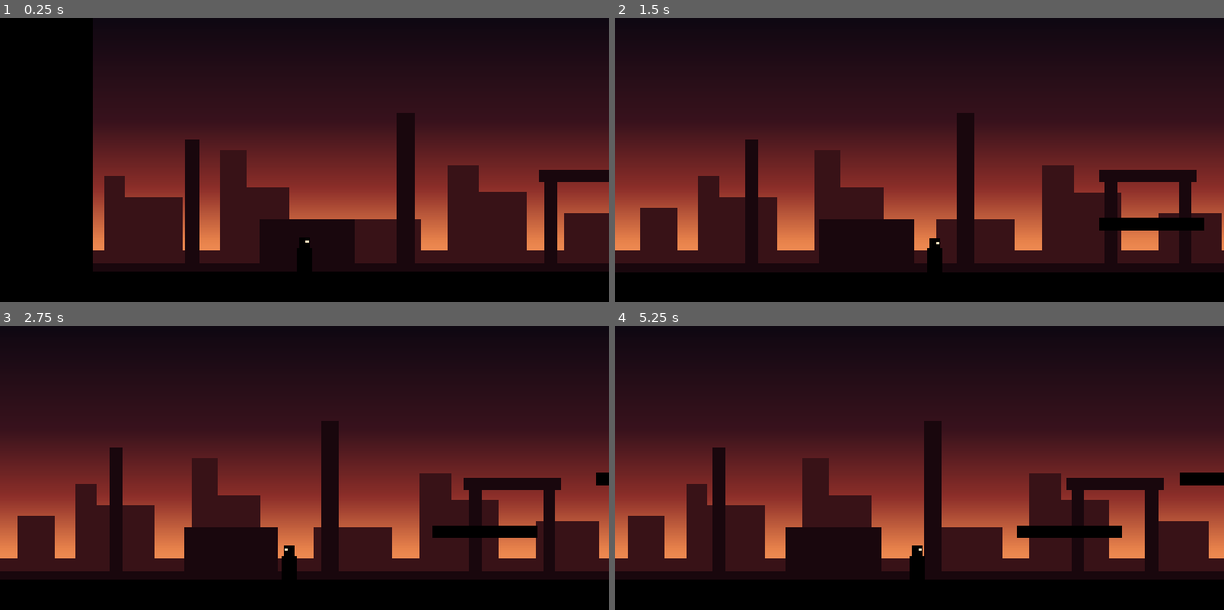
Above: before the commit, frames 1-4 (two rows, left to right).
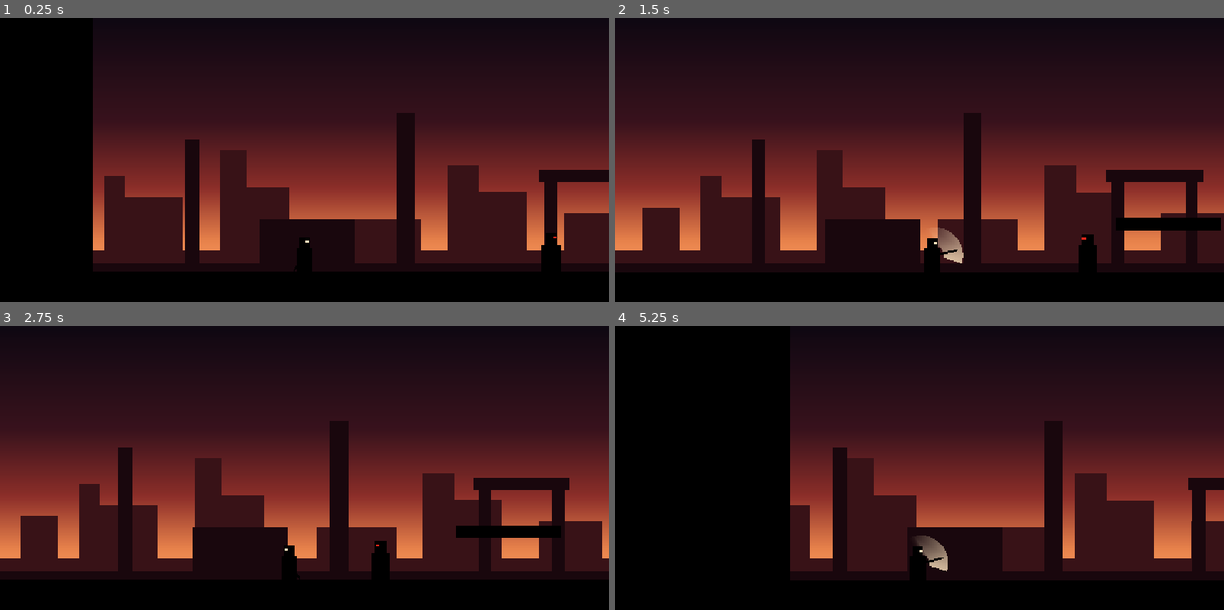
Above: after the commit, the same moments.

Repository: NobleRat/Kill-The-Man
Game: Godot game, scene res://levels/test_level.tscn
Two runs of this game, one before a commit and one after it. Both use one fixed random seed, a clock stepped at 60 frames per second and the inputs below.
Inputs:
- Up to frame 1 (0.25 s): no input
- Up to frame 2 (1.5 s): hold D (move_right) from 0.53 s (still down); tap J (attack, bound only after the commit) at 0.6, 1.35 s; tap Space (jump) at 0.77 s
- Up to frame 3 (2.75 s): tap Space (jump) at 1.52 s; release D (move_right) at 2.03 s; hold A (move_left) from 2.03 s (still down); tap J (attack, bound only after the commit) at 2.1 s
- Up to frame 4 (5.25 s): release A (move_left) at 2.78 s; hold D (move_right) 2.78-4.28 s; tap J (attack, bound only after the commit) every 0.75 s from 2.85 to 5.1 s; tap Space (jump) at 3.02, 3.77, 4.52 s; tap R (restart, bound only after the commit) at 4.15 s; hold A (move_left) 4.28-5.03 s; hold D (move_right) from 5.03 s (still down)

The runs differ from the first frame. In frame 1, 0.4% of the frame differs, in the area x 48-93%, y 75-90%; in frame 2, 5.5%; in frame 3, 7.0%; in frame 4, 41%, in the area x 0-100%, y 8-90%.

Commit message:
ბრძოლა: მახვილი, მტრები და დარტყმის შეგრძნება
- მახვილი (player/sword.gd): ორი მონაცვლე მოქნევა (ზემოდან ქვემოთ / ქვემოდან ზემოთ),
  კომბო, ნათელი კვალი, მოქნევისას წინ ნაბიჯი. ჰაერშიც შეიძლება დარტყმა.
- მტერი (enemies/): დადის აქეთ-იქით, აქვს სიცოცხლის ზოლი (5 დარტყმა),
  დარტყმისას უკან ეგდება, კვდება ნამსხვრევებად. ჯერ თავს არ ესხმის.
- დარტყმის შეგრძნება (effects/): თეთრი ციმციმი, ნაპერწკლები,
  წამიერი შეჩერება (hitstop), კამერის შერყევა. Effects — Autoload.
- სატესტო დონეზე 4 მტერი. R — დონის თავიდან დაწყება.
- მართვა: J ან მაუსის მარცხენა ღილაკი — დარტყმა.
- ფიზიკის ფენებს სახელები მიენიჭა: world, player, enemies.

Co-Authored-By: Claude Opus 5.5 <noreply@anthropic.com>

Diff:
--- /dev/null
+++ b/effects/death_burst.tscn
@@ -0,0 +1,26 @@
+[gd_scene format=3]
+
+[ext_resource type="Script" path="res://effects/one_shot_particles.gd" id="1_particles"]
+
+[sub_resource type="Gradient" id="Gradient_fade"]
+offsets = PackedFloat32Array(0, 0.7, 1)
+colors = PackedColorArray(1, 1, 1, 1, 1, 1, 1, 1, 1, 1, 1, 0)
+
+[node name="DeathBurst" type="CPUParticles2D"]
+emitting = false
+amount = 28
+lifetime = 1.0
+one_shot = true
+explosiveness = 1.0
+emission_shape = 3
+emission_rect_extents = Vector2(16, 34)
+direction = Vector2(0, -1)
+spread = 70.0
+gravity = Vector2(0, 1400)
+initial_velocity_min = 200.0
+initial_velocity_max = 520.0
+scale_amount_min = 4.0
+scale_amount_max = 10.0
+color = Color(0, 0, 0, 1)
+color_ramp = SubResource("Gradient_fade")
+script = ExtResource("1_particles")
--- /dev/null
+++ b/effects/effects.gd
@@ -0,0 +1,55 @@
+extends Node
+## თამაშის „შეგრძნების“ ეფექტები, რომლებიც ნებისმიერი სკრიპტიდან გამოიძახება:
+##   Effects.hitstop(0.07) — დარტყმისას თამაში წამიერად ჩერდება,
+##   Effects.shake(5.0)    — კამერა ირყევა.
+##
+## ეს სკრიპტი Autoload-ია: Godot მას თამაშის დაწყებისთანავე ტვირთავს.
+
+## შეჩერებისას დრო ამდენჯერ ნელდება (0 = სრულიად ჩერდება, 1 = ჩვეულებრივი).
+const HITSTOP_TIME_SCALE := 0.05
+## რამდენად სწრაფად წყნარდება კამერის შერყევა.
+const SHAKE_FADE := 14.0
+
+var _in_hitstop := false
+var _hitstop_end_msec := 0
+var _shake_strength := 0.0
+
+
+func _ready() -> void:
+	# პაუზის დროსაც იმუშაოს.
+	process_mode = Node.PROCESS_MODE_ALWAYS
+
+
+## თამაშს `duration` წამით თითქმის აჩერებს — დარტყმა „მძიმედ“ იგრძნობა.
+func hitstop(duration: float) -> void:
+	_hitstop_end_msec = maxi(_hitstop_end_msec, Time.get_ticks_msec() + int(duration * 1000.0))
+	_in_hitstop = true
+	Engine.time_scale = HITSTOP_TIME_SCALE
+
+
+## კამერას არყევს. `strength` — მაქსიმუმ რამდენი პიქსელით გადაიწიოს.
+func shake(strength: float) -> void:
+	_shake_strength = maxf(_shake_strength, strength)
+
+
+func _process(delta: float) -> void:
+	# შეჩერებისას delta-ც მცირდება, შერყევას კი ნამდვილი დრო სჭირდება.
+	var real_delta := delta / maxf(Engine.time_scale, 0.001)
+
+	if _in_hitstop and Time.get_ticks_msec() >= _hitstop_end_msec:
+		_in_hitstop = false
+		Engine.time_scale = 1.0
+
+	_update_shake(real_delta)
+
+
+func _update_shake(real_delta: float) -> void:
+	var camera := get_viewport().get_camera_2d()
+	if camera == null:
+		return
+	if _shake_strength < 0.1:
+		_shake_strength = 0.0
+		camera.offset = Vector2.ZERO
+		return
+	camera.offset = Vector2(randf_range(-1.0, 1.0), randf_range(-1.0, 1.0)) * _shake_strength
+	_shake_strength = lerpf(_shake_strength, 0.0, 1.0 - exp(-SHAKE_FADE * real_delta))
--- /dev/null
+++ b/effects/flash.gdshader
@@ -0,0 +1,10 @@
+shader_type canvas_item;
+
+// დარტყმისას „ციმციმი“: 0 = ჩვეულებრივი ფერი, 1 = მთლიანად flash_color.
+// იმუშავებს მომავალში ნახატ პერსონაჟებზეც, არა მხოლოდ მართკუთხედებზე.
+uniform float flash_amount : hint_range(0.0, 1.0) = 0.0;
+uniform vec4 flash_color : source_color = vec4(1.0, 1.0, 1.0, 1.0);
+
+void fragment() {
+	COLOR.rgb = mix(COLOR.rgb, flash_color.rgb, flash_amount);
+}
--- /dev/null
+++ b/effects/hit_spark.tscn
@@ -0,0 +1,26 @@
+[gd_scene format=3]
+
+[ext_resource type="Script" path="res://effects/one_shot_particles.gd" id="1_particles"]
+
+[sub_resource type="Gradient" id="Gradient_fade"]
+offsets = PackedFloat32Array(0, 1)
+colors = PackedColorArray(1, 1, 1, 1, 1, 1, 1, 0)
+
+[node name="HitSpark" type="CPUParticles2D"]
+emitting = false
+amount = 12
+lifetime = 0.35
+one_shot = true
+explosiveness = 1.0
+direction = Vector2(1, 0)
+spread = 55.0
+gravity = Vector2(0, 700)
+initial_velocity_min = 180.0
+initial_velocity_max = 420.0
+damping_min = 300.0
+damping_max = 500.0
+scale_amount_min = 3.0
+scale_amount_max = 6.0
+color = Color(1, 0.9, 0.75, 1)
+color_ramp = SubResource("Gradient_fade")
+script = ExtResource("1_particles")
--- /dev/null
+++ b/effects/one_shot_particles.gd
@@ -0,0 +1,7 @@
+extends CPUParticles2D
+## ერთჯერადი ნაწილაკები: ჩნდება, ერთხელ „იფეთქებს“ და თავისით ქრება.
+
+
+func _ready() -> void:
+	finished.connect(queue_free)
+	emitting = true
--- /dev/null
+++ b/enemies/enemy.gd
@@ -0,0 +1,131 @@
+extends CharacterBody2D
+## მტერი: დადის აქეთ-იქით. დარტყმისას უკან ეგდება და ციმციმებს,
+## სიცოცხლე რომ გაუთავდება — ნამსხვრევებად იშლება.
+##
+## ჯერ თავს არ ესხმის — ეს შემდეგი ნაბიჯია.
+
+const HIT_SPARK := preload("res://effects/hit_spark.tscn")
+const DEATH_BURST := preload("res://effects/death_burst.tscn")
+
+@export_group("სიცოცხლე")
+## რამდენ დარტყმას უძლებს.
+@export var max_health := 5
+
+@export_group("სიარული")
+## სიარულის სიჩქარე.
+@export var walk_speed := 70.0
+## საწყისი ადგილიდან რამდენ პიქსელზე დადის მარცხნივ და მარჯვნივ.
+@export var patrol_distance := 120.0
+## სიმძიმე.
+@export var gravity := 2000.0
+## რამდენად სწრაფად ჩერდება მიწაზე.
+@export var friction := 1600.0
+
+@export_group("დარტყმის რეაქცია")
+## დარტყმისას რა სიჩქარით გადაიწევს უკან.
+@export var knockback_speed := 160.0
+## დარტყმისას რამდენად ახტება ზემოთ.
+@export var knockback_hop := 120.0
+## დარტყმის შემდეგ ამდენ წამს ვერ მოძრაობს.
+@export var stun_time := 0.3
+
+var _health := 0
+## 1 = მარჯვნივ მიდის, -1 = მარცხნივ.
+var _direction := 1.0
+var _stun_timer := 0.0
+var _start_x := 0.0
+var _flash_tween: Tween
+
+@onready var _visual: Node2D = $Visual
+@onready var _health_bar: Node2D = $HealthBar
+@onready var _health_fill: Control = $HealthBar/Fill
+
+
+func _ready() -> void:
+	_health = max_health
+	_start_x = global_position.x
+	_health_bar.visible = false
+
+
+func _physics_process(delta: float) -> void:
+	if not is_on_floor():
+		velocity.y += gravity * delta
+
+	if _stun_timer > 0.0:
+		_stun_timer -= delta
+		if is_on_floor():
+			velocity.x = move_toward(velocity.x, 0.0, friction * delta)
+	else:
+		_patrol()
+
+	move_and_slide()
+
+
+func _patrol() -> void:
+	# საზღვარს ან კედელს მიადგა — მობრუნდეს.
+	var offset := global_position.x - _start_x
+	var past_right := offset > patrol_distance and _direction > 0.0
+	var past_left := offset < -patrol_distance and _direction < 0.0
+	var wall_ahead := is_on_wall() and signf(get_wall_normal().x) == -_direction
+	if past_right or past_left or wall_ahead:
+		_direction = -_direction
+
+	velocity.x = _direction * walk_speed
+	_visual.scale.x = _direction
+
+
+## მახვილი იძახებს, როცა მტერს მოხვდება. `direction` — დარტყმის მიმართულება.
+func take_hit(damage: int, direction: Vector2) -> void:
+	if _health <= 0:
+		return
+	_health -= damage
+	_update_health_bar()
+	_flash()
+	_spawn_effect(HIT_SPARK, global_position + Vector2(-direction.x * 10.0, -40.0), direction)
+
+	# უკან გადაგდება და დამრტყმელისკენ მობრუნება.
+	velocity = Vector2(direction.x * knockback_speed, -knockback_hop)
+	_stun_timer = stun_time
+	if direction.x != 0.0:
+		_direction = -signf(direction.x)
+		_visual.scale.x = _direction
+
+	if _health <= 0:
+		_die()
+	else:
+		Effects.hitstop(0.07)
+		Effects.shake(5.0)
+
+
+func _die() -> void:
+	Effects.hitstop(0.14)
+	Effects.shake(12.0)
+	_health_bar.visible = false
+	set_physics_process(false)
+	$CollisionShape2D.set_deferred("disabled", true)
+
+	# შეჩერების დროს მტერი თეთრად ანათებს, მერე კი ნამსხვრევებად იშლება.
+	await get_tree().create_timer(0.14, true, false, true).timeout
+	_spawn_effect(DEATH_BURST, global_position + Vector2(0.0, -36.0), Vector2.UP)
+	queue_free()
+
+
+func _flash() -> void:
+	var flash_material := _visual.material as ShaderMaterial
+	if _flash_tween:
+		_flash_tween.kill()
+	_flash_tween = create_tween()
+	_flash_tween.tween_property(flash_material, "shader_parameter/flash_amount", 0.0, 0.15).from(1.0)
+
+
+func _update_health_bar() -> void:
+	_health_bar.visible = true
+	_health_fill.scale.x = clampf(float(_health) / max_health, 0.0, 1.0)
+
+
+func _spawn_effect(scene: PackedScene, at: Vector2, direction: Vector2) -> void:
+	var effect := scene.instantiate() as CPUParticles2D
+	var parent := get_parent() as Node2D
+	effect.direction = direction
+	effect.position = parent.to_local(at)
+	parent.add_child(effect)
--- /dev/null
+++ b/enemies/enemy.tscn
@@ -0,0 +1,58 @@
+[gd_scene format=3]
+
+[ext_resource type="Script" path="res://enemies/enemy.gd" id="1_enemy"]
+[ext_resource type="Shader" path="res://effects/flash.gdshader" id="2_flash"]
+
+[sub_resource type="RectangleShape2D" id="RectangleShape2D_body"]
+size = Vector2(32, 72)
+
+[sub_resource type="ShaderMaterial" id="ShaderMaterial_flash"]
+resource_local_to_scene = true
+shader = ExtResource("2_flash")
+shader_parameter/flash_amount = 0.0
+shader_parameter/flash_color = Color(1, 1, 1, 1)
+
+[node name="Enemy" type="CharacterBody2D"]
+collision_layer = 4
+script = ExtResource("1_enemy")
+
+[node name="CollisionShape2D" type="CollisionShape2D" parent="."]
+position = Vector2(0, -36)
+shape = SubResource("RectangleShape2D_body")
+
+[node name="Visual" type="Node2D" parent="."]
+material = SubResource("ShaderMaterial_flash")
+
+[node name="Body" type="Polygon2D" parent="Visual"]
+use_parent_material = true
+color = Color(0, 0, 0, 1)
+polygon = PackedVector2Array(-18, -50, 18, -50, 18, 0, -18, 0)
+
+[node name="Head" type="Polygon2D" parent="Visual"]
+use_parent_material = true
+color = Color(0, 0, 0, 1)
+polygon = PackedVector2Array(-11, -72, 11, -72, 11, -50, -11, -50)
+
+[node name="Eye" type="Polygon2D" parent="Visual"]
+use_parent_material = true
+color = Color(0.95, 0.15, 0.1, 1)
+polygon = PackedVector2Array(3, -65, 10, -65, 10, -61, 3, -61)
+
+[node name="HealthBar" type="Node2D" parent="."]
+position = Vector2(0, -86)
+
+[node name="Back" type="ColorRect" parent="HealthBar"]
+offset_left = -20.0
+offset_top = -3.0
+offset_right = 20.0
+offset_bottom = 3.0
+mouse_filter = 2
+color = Color(0, 0, 0, 0.6)
+
+[node name="Fill" type="ColorRect" parent="HealthBar"]
+offset_left = -19.0
+offset_top = -2.0
+offset_right = 19.0
+offset_bottom = 2.0
+mouse_filter = 2
+color = Color(0.85, 0.2, 0.15, 1)
--- /dev/null
+++ b/levels/level.gd
@@ -0,0 +1,7 @@
+extends Node2D
+## დონის საერთო ლოგიკა. ჯერ მხოლოდ ერთი რამ: R ღილაკი დონეს თავიდან იწყებს.
+
+
+func _unhandled_input(event: InputEvent) -> void:
+	if event.is_action_pressed("restart"):
+		get_tree().reload_current_scene()
--- a/levels/test_level.tscn
+++ b/levels/test_level.tscn
@@ -2,6 +2,8 @@
 
 [ext_resource type="PackedScene" path="res://world/block.tscn" id="1_block"]
 [ext_resource type="PackedScene" path="res://player/player.tscn" id="2_player"]
+[ext_resource type="Script" path="res://levels/level.gd" id="3_level"]
+[ext_resource type="PackedScene" path="res://enemies/enemy.tscn" id="4_enemy"]
 
 [sub_resource type="Gradient" id="Gradient_sky"]
 offsets = PackedFloat32Array(0, 0.3, 0.5, 0.66, 1)
@@ -12,6 +14,7 @@
 fill_to = Vector2(0, 1)
 
 [node name="TestLevel" type="Node2D"]
+script = ExtResource("3_level")
 
 [node name="Sky" type="CanvasLayer" parent="."]
 layer = -10
@@ -204,5 +207,21 @@
 position = Vector2(5500, 990)
 size = Vector2(1000, 2980)
 
+[node name="Enemies" type="Node2D" parent="."]
+
+[node name="Enemy1" parent="Enemies" instance=ExtResource("4_enemy")]
+position = Vector2(450, 480)
+patrol_distance = 100.0
+
+[node name="Enemy2" parent="Enemies" instance=ExtResource("4_enemy")]
+position = Vector2(1300, 480)
+
+[node name="Enemy3" parent="Enemies" instance=ExtResource("4_enemy")]
+position = Vector2(2080, 480)
+patrol_distance = 100.0
+
+[node name="Enemy4" parent="Enemies" instance=ExtResource("4_enemy")]
+position = Vector2(2800, 480)
+
 [node name="Player" parent="." instance=ExtResource("2_player")]
 position = Vector2(0, 480)
--- a/player/player.gd
+++ b/player/player.gd
@@ -1,5 +1,5 @@
 extends CharacterBody2D
-## მოთამაშე: სირბილი და ხტომა.
+## მოთამაშე: სირბილი, ხტომა და მახვილით დარტყმა.
 ##
 ## ქვემოთ მოცემული რიცხვები შეგიძლიათ Inspector-ში შეცვალოთ
 ## (აირჩიეთ Player კვანძი) — კოდში შესვლა არ არის საჭირო.
@@ -30,6 +30,12 @@
 ## დაცემამდე ამდენი წამით ადრე დაჭერილი ხტომაც ჩაითვლება.
 @export var jump_buffer_time := 0.12
 
+@export_group("ბრძოლა")
+## მოქნევისას წინ „გადადგმული ნაბიჯის“ სიჩქარე.
+@export var lunge_speed := 260.0
+## მოქნევის დროს მიწაზე რამდენად სწრაფად ჩერდება.
+@export var attack_friction := 1400.0
+
 @export_group("სხვა")
 ## ამ სიღრმეზე ჩავარდნისას მოთამაშე საწყის ადგილას ბრუნდება.
 @export var fall_limit := 1300.0
@@ -37,16 +43,23 @@
 var _coyote_timer := 0.0
 var _jump_buffer_timer := 0.0
 var _spawn_position := Vector2.ZERO
+## 1 = მარჯვნივ იყურება, -1 = მარცხნივ.
+var _facing := 1.0
 
 @onready var _visual: Node2D = $Visual
+@onready var _sword: Sword = $Visual/Sword
 
 
 func _ready() -> void:
 	_spawn_position = global_position
+	_sword.swing_started.connect(_on_sword_swing_started)
 
 
 # ეს ფუნქცია წამში 60-ჯერ ეშვება და ყოველ ჯერზე მოძრაობას ითვლის.
 func _physics_process(delta: float) -> void:
+	if Input.is_action_just_pressed("attack"):
+		_sword.request_attack()
+
 	_apply_gravity(delta)
 	_handle_jump(delta)
 	_handle_run(delta)
@@ -88,15 +101,28 @@
 
 
 func _handle_run(delta: float) -> void:
+	# მოქნევის დროს მიწაზე სირბილი არ შეიძლება — დარტყმას „წონა“ აქვს.
+	# ჰაერში კი მოთამაშე ძველი სიჩქარით აგრძელებს ფრენას.
+	if _sword.is_busy():
+		if is_on_floor():
+			velocity.x = move_toward(velocity.x, 0.0, attack_friction * delta)
+		return
+
 	var direction := Input.get_axis("move_left", "move_right")
 	var control := 1.0 if is_on_floor() else air_control
 
 	if direction != 0.0:
 		velocity.x = move_toward(velocity.x, direction * run_speed, acceleration * control * delta)
 		# პერსონაჟი მოძრაობის მხარეს „იყურება“.
-		_visual.scale.x = signf(direction)
+		_facing = signf(direction)
+		_visual.scale.x = _facing
 	else:
 		velocity.x = move_toward(velocity.x, 0.0, friction * control * delta)
+
+
+func _on_sword_swing_started() -> void:
+	if is_on_floor():
+		velocity.x = _facing * lunge_speed
 
 
 func _respawn() -> void:
--- a/player/player.tscn
+++ b/player/player.tscn
@@ -1,11 +1,16 @@
 [gd_scene format=3]
 
 [ext_resource type="Script" path="res://player/player.gd" id="1_player"]
+[ext_resource type="Script" path="res://player/sword.gd" id="2_sword"]
 
 [sub_resource type="RectangleShape2D" id="RectangleShape2D_body"]
 size = Vector2(28, 64)
 
+[sub_resource type="RectangleShape2D" id="RectangleShape2D_hitbox"]
+size = Vector2(60, 92)
+
 [node name="Player" type="CharacterBody2D"]
+collision_layer = 2
 script = ExtResource("1_player")
 
 [node name="CollisionShape2D" type="CollisionShape2D" parent="."]
@@ -13,6 +18,23 @@
 shape = SubResource("RectangleShape2D_body")
 
 [node name="Visual" type="Node2D" parent="."]
+
+[node name="Sword" type="Node2D" parent="Visual"]
+position = Vector2(6, -32)
+script = ExtResource("2_sword")
+
+[node name="Blade" type="Polygon2D" parent="Visual/Sword"]
+color = Color(0, 0, 0, 1)
+polygon = PackedVector2Array(-6, -1.5, 0, -1.5, 0, -5, 3, -5, 3, -2, 38, -2, 44, 0, 38, 2, 3, 2, 3, 5, 0, 5, 0, 1.5, -6, 1.5)
+
+[node name="Hitbox" type="Area2D" parent="Visual/Sword"]
+collision_layer = 0
+collision_mask = 4
+monitorable = false
+
+[node name="CollisionShape2D" type="CollisionShape2D" parent="Visual/Sword/Hitbox"]
+position = Vector2(26, 0)
+shape = SubResource("RectangleShape2D_hitbox")
 
 [node name="Body" type="Polygon2D" parent="Visual"]
 color = Color(0, 0, 0, 1)
--- /dev/null
+++ b/player/sword.gd
@@ -0,0 +1,162 @@
+class_name Sword
+extends Node2D
+## მახვილი: მოქნევა, დაზიანების ზონა (Hitbox) და მოქნევის ნათელი კვალი.
+##
+## ორი მოქნევა მონაცვლეობით: ზემოდან ქვემოთ და ქვემოდან ზემოთ.
+## თუ მოქნევის დროს ისევ დააჭერ დარტყმას, შემდეგი მოქნევა რიგში დგება (კომბო).
+
+## მახვილმა „ჭრა“ დაიწყო (მოთამაშე ამ დროს წინ გადადგამს ნაბიჯს).
+signal swing_started
+## მახვილი ვიღაცას მოხვდა.
+signal hit_landed(target: Node2D)
+
+enum Phase { READY, WINDUP, ACTIVE, RECOVERY }
+
+## მახვილის კუთხე მშვიდ მდგომარეობაში (გრადუსი: 0 = წინ, 90 = ქვემოთ, -90 = ზემოთ).
+const REST_ANGLE := 130.0
+## მოქნევები: [საწყისი კუთხე, ბოლო კუთხე] გრადუსებში.
+const SWINGS := [
+	[-115.0, 40.0],  # ზემოდან ქვემოთ
+	[65.0, -100.0],  # ქვემოდან ზემოთ
+]
+const TRAIL_INNER_RADIUS := 16.0
+const TRAIL_OUTER_RADIUS := 52.0
+const TRAIL_STEPS := 12
+const TRAIL_FADE_TIME := 0.12
+
+## ერთი დარტყმის ზიანი.
+@export var damage := 1
+## მოქნევის მომზადება (წამი).
+@export var windup_time := 0.06
+## რამდენ ხანს „ჭრის“ მახვილი.
+@export var active_time := 0.08
+## მოქნევის შემდეგ დასვენება.
+@export var recovery_time := 0.22
+## დასვენების დაწყებიდან ამდენი წამის მერე შეიძლება შემდეგი მოქნევა.
+@export var combo_delay := 0.08
+## დარტყმის ღილაკი ამდენი წამით ადრე დაჭერილიც ჩაითვლება.
+@export var input_buffer_time := 0.2
+## მოქნევის კვალის ფერი.
+@export var trail_color := Color(1.0, 0.9, 0.75, 0.8)
+
+var _phase := Phase.READY
+var _phase_time := 0.0
+var _phase_start_angle := 0.0
+var _buffer_timer := 0.0
+var _swing_index := 0
+var _next_swing := 0
+var _hit_this_swing: Array[Node] = []
+var _trail_alpha := 0.0
+var _trail_from := 0.0
+var _trail_to := 0.0
+
+@onready var _blade: Node2D = $Blade
+@onready var _hitbox: Area2D = $Hitbox
+
+
+func _ready() -> void:
+	_blade.rotation = deg_to_rad(REST_ANGLE)
+
+
+## მოთამაშე იძახებს, როცა დარტყმის ღილაკს აჭერს.
+func request_attack() -> void:
+	_buffer_timer = input_buffer_time
+
+
+## true — სანამ მახვილი იქნევა (ამ დროს მოთამაშე ვერ დარბის).
+func is_busy() -> bool:
+	return _phase == Phase.WINDUP or _phase == Phase.ACTIVE
+
+
+func _physics_process(delta: float) -> void:
+	_buffer_timer -= delta
+	_phase_time += delta
+
+	match _phase:
+		Phase.READY:
+			if _buffer_timer > 0.0:
+				_start_swing()
+
+		Phase.WINDUP:
+			# მახვილი მოქნევის საწყის კუთხეზე ადის.
+			var t := minf(_phase_time / windup_time, 1.0)
+			_blade.rotation = lerp_angle(_phase_start_angle, deg_to_rad(SWINGS[_swing_index][0]), t)
+			if _phase_time >= windup_time:
+				_enter_phase(Phase.ACTIVE)
+				swing_started.emit()
+
+		Phase.ACTIVE:
+			# თვითონ მოქნევა: დასაწყისში სწრაფი, ბოლოში რბილი.
+			var swing: Array = SWINGS[_swing_index]
+			var t := minf(_phase_time / active_time, 1.0)
+			t = 1.0 - (1.0 - t) * (1.0 - t)
+			_blade.rotation = lerpf(deg_to_rad(swing[0]), deg_to_rad(swing[1]), t)
+			_trail_from = deg_to_rad(swing[0])
+			_trail_to = _blade.rotation
+			_trail_alpha = 1.0
+			_check_hits()
+			if _phase_time >= active_time:
+				_enter_phase(Phase.RECOVERY)
+
+		Phase.RECOVERY:
+			# მახვილი ნელ-ნელა მშვიდ მდგომარეობას უბრუნდება.
+			var t := minf(_phase_time / recovery_time, 1.0)
+			_blade.rotation = lerp_angle(_phase_start_angle, deg_to_rad(REST_ANGLE), smoothstep(0.0, 1.0, t))
+			if _buffer_timer > 0.0 and _phase_time >= combo_delay:
+				_start_swing()
+			elif _phase_time >= recovery_time:
+				_enter_phase(Phase.READY)
+				_next_swing = 0
+
+	if _phase != Phase.ACTIVE:
+		_trail_alpha = maxf(_trail_alpha - delta / TRAIL_FADE_TIME, 0.0)
+	queue_redraw()
+
+
+func _start_swing() -> void:
+	_buffer_timer = 0.0
+	_swing_index = _next_swing
+	_next_swing = (_next_swing + 1) % SWINGS.size()
+	_hit_this_swing.clear()
+	_enter_phase(Phase.WINDUP)
+
+
+func _enter_phase(phase: Phase) -> void:
+	_phase = phase
+	_phase_time = 0.0
+	_phase_start_angle = _blade.rotation
+
+
+func _check_hits() -> void:
+	# მარჯვნივ იყურება თუ მარცხნივ (Visual-ის გადაბრუნების გამო).
+	var facing := signf(global_transform.x.x)
+	for body in _hitbox.get_overlapping_bodies():
+		# ერთ მოქნევაში ერთ მტერს მხოლოდ ერთხელ ვურტყამთ.
+		if body in _hit_this_swing or not body.has_method("take_hit"):
+			continue
+		_hit_this_swing.append(body)
+		body.take_hit(damage, Vector2(facing, 0.0))
+		hit_landed.emit(body)
+
+
+# მოქნევის კვალი: ნათელი ნამგალი, რომელიც უკანა ბოლოსკენ ქრება.
+func _draw() -> void:
+	if _trail_alpha <= 0.0 or absf(_trail_to - _trail_from) < 0.05:
+		return
+	var points := PackedVector2Array()
+	var colors := PackedColorArray()
+	for i in TRAIL_STEPS + 1:
+		var weight := float(i) / TRAIL_STEPS
+		points.append(Vector2.from_angle(lerpf(_trail_from, _trail_to, weight)) * TRAIL_OUTER_RADIUS)
+		colors.append(_trail_color_at(weight))
+	for i in range(TRAIL_STEPS, -1, -1):
+		var weight := float(i) / TRAIL_STEPS
+		points.append(Vector2.from_angle(lerpf(_trail_from, _trail_to, weight)) * TRAIL_INNER_RADIUS)
+		colors.append(_trail_color_at(weight))
+	draw_polygon(points, colors)
+
+
+func _trail_color_at(weight: float) -> Color:
+	var color := trail_color
+	color.a *= _trail_alpha * weight
+	return color
--- a/project.godot
+++ b/project.godot
@@ -14,6 +14,10 @@
 run/main_scene="res://levels/test_level.tscn"
 config/features=PackedStringArray("4.7", "Forward Plus")
 config/icon="res://icon.svg"
+
+[autoload]
+
+Effects="*res://effects/effects.gd"
 
 [display]
 
@@ -41,6 +45,23 @@
 , Object(InputEventKey,"resource_local_to_scene":false,"resource_name":"","device":-1,"window_id":0,"alt_pressed":false …(186 unchanged characters)…
 ]
 }
+attack={
+"deadzone": 0.2,
+"events": [Object(InputEventKey,"resource_local_to_scene":false,"resource_name":"","device":-1,"window_id":0,"alt_pressed":false,"shift_pressed":false,"ctrl_pressed":false,"meta_pressed":false,"pressed":false,"keycode":0,"physical_keycode":74,"key_label":0,"unicode":106,"location":0,"echo":false,"script":null)
+, Object(InputEventMouseButton,"resource_local_to_scene":false,"resource_name":"","device":-1,"window_id":0,"alt_pressed":false,"shift_pressed":false,"ctrl_pressed":false,"meta_pressed":false,"button_mask":0,"position":Vector2(0, 0),"global_position":Vector2(0, 0),"factor":1.0,"button_index":1,"canceled":false,"pressed":false,"double_click":false,"script":null)
+]
+}
+restart={
+"deadzone": 0.2,
+"events": [Object(InputEventKey,"resource_local_to_scene":false,"resource_name":"","device":-1,"window_id":0,"alt_pressed":false,"shift_pressed":false,"ctrl_pressed":false,"meta_pressed":false,"pressed":false,"keycode":0,"physical_keycode":82,"key_label":0,"unicode":114,"location":0,"echo":false,"script":null)
+]
+}
+
+[layer_names]
+
+2d_physics/layer_1="world"
+2d_physics/layer_2="player"
+2d_physics/layer_3="enemies"
 
 [physics]
 
Not shown, added: effects/effects.gd.uid
Not shown, added: effects/flash.gdshader.uid
Not shown, added: effects/one_shot_particles.gd.uid
Not shown, added: enemies/enemy.gd.uid
Not shown, added: levels/level.gd.uid
Not shown, added: player/sword.gd.uid
